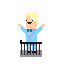
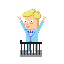
Layers edited between the first and the second (64, 64) image:
added layer "Layer 3" above "Layer 2" over [17, 9, 46, 53]
hid "Layer 2" over [18, 12, 45, 53]
